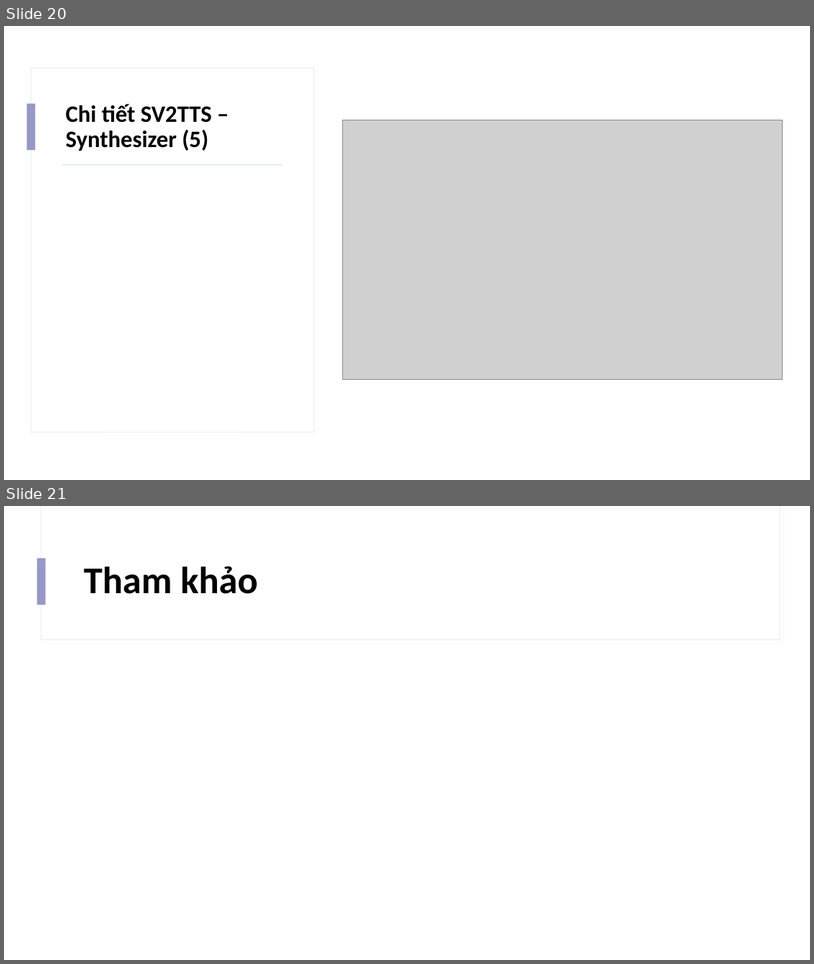
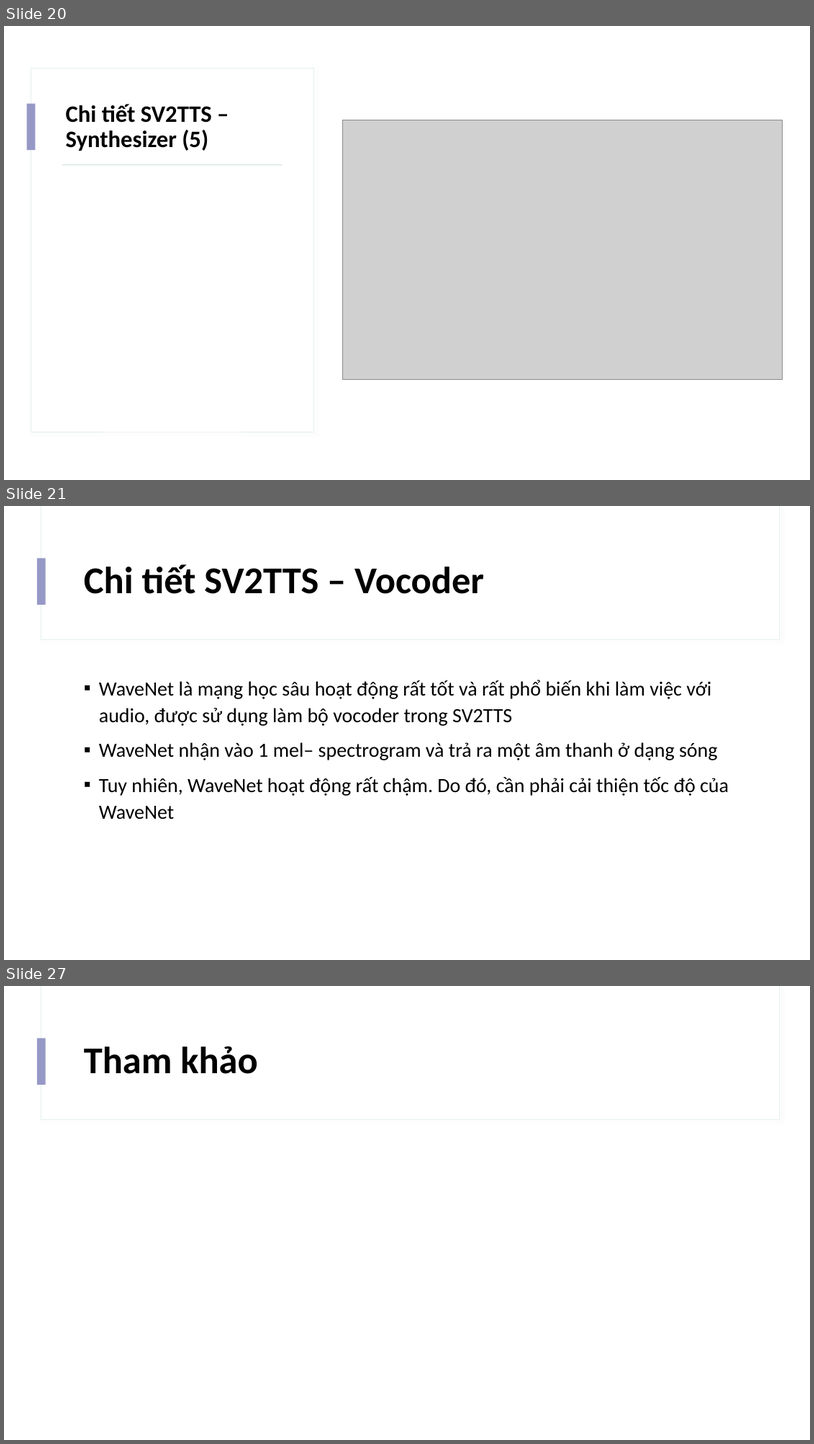
Before and after one commit to IrisStream/Machine-Learning, a slide deck: Voice_Cloning/Slide.pptx. Shown one above the other, each under a label of ours: slides 20 and 21 before the commit, slides 20, 21 and 27 after it; the slides between them are not shown. The pictures are 814x964 and 814x1444 pixels, drawn with LibreOffice and Linux fonts; fonts in the diff are those of the drawing; grey boxes stand for pictures. Boxes give left, top, right and bottom in pixels: in the first picture for what was removed or moved away, otherwise in the second. Text is boxed around its words. In the diff, an @@ line names an element or a change of style, - is before the commit and + after.

Commit message:
add vocoder

```diff
--- a/Voice_Cloning/Slide.pptx
+++ b/Voice_Cloning/Slide.pptx
@@ slide 21 added at box(4, 506, 810, 960), background #FFFFFF; not listed: 3 template elements that a slide beside it also shows @@
@@ title added at box(84, 564, 484, 594), 45 pt, text #000000, bold @@
+Chi tiết SV2TTS – Vocoder
@@ text added at box(99, 680, 729, 819), 24 pt, text #000000 @@
+▪ WaveNet là mạng học sâu hoạt động rất tốt và rất phổ biến khi làm việc với audio, được sử dụng làm bộ vocoder trong SV2TTS
+▪ WaveNet nhận vào 1 mel– spectrogram và trả ra một âm thanh ở dạng sóng
+▪ Tuy nhiên, WaveNet hoạt động rất chậm. Do đó, cần phải cải thiện tốc độ của WaveNet
@@ what was slide 21 is now slide 27 @@
```
Also in this commit, not shown: 5 other slides added.
